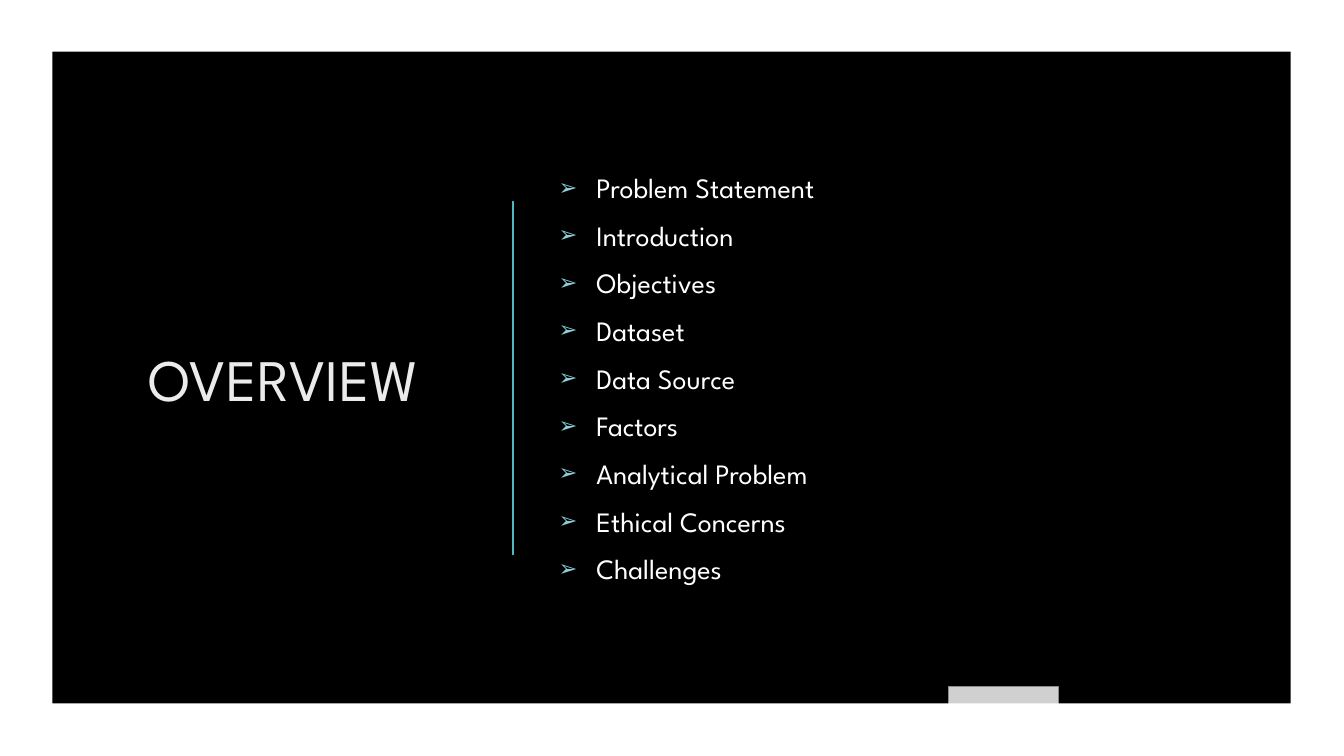
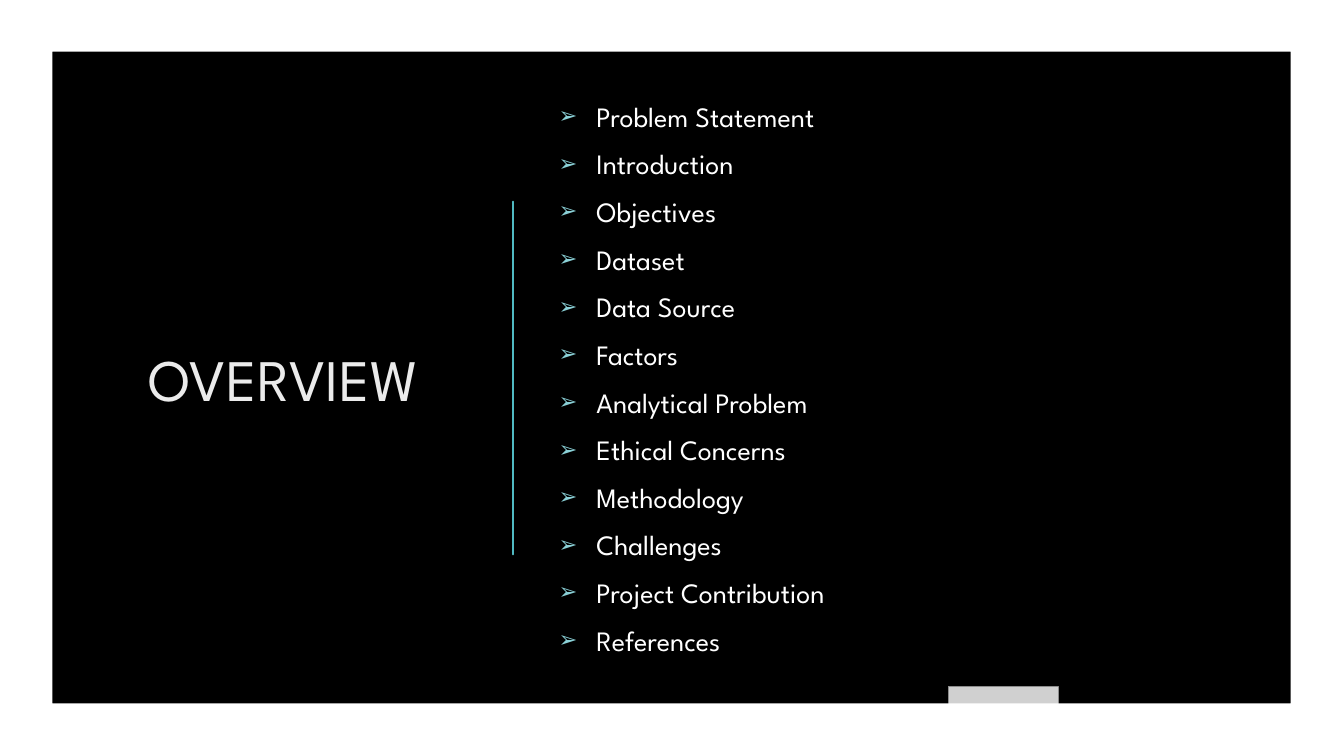
Before and after one commit to varinderjit123/LOS, a slide deck: slide 2 of LENGTH OF HOSPITAL STAY PREDICTION_9 april.pptx. Drawn at 1344x756 pixels with LibreOffice and Linux fonts; fonts in the diff are those of the drawing; grey boxes stand for pictures; background and template pictures are left out. Boxes give left, top, right and bottom in pixels: in the first picture for what was removed or moved away, otherwise in the second. Text is boxed around its words. In the diff, an @@ line names an element or a change of style, - is before the commit and + after.

```diff
--- a/LENGTH OF HOSPITAL STAY PREDICTION_9 april.pptx
+++ b/LENGTH OF HOSPITAL STAY PREDICTION_9 april.pptx
@@ text at [596, 488, 743, 514]: paragraph added @@
+➢ Methodology
@@ text at [596, 583, 824, 652]: paragraphs added @@
+➢ Project Contribution
+➢ References
```
